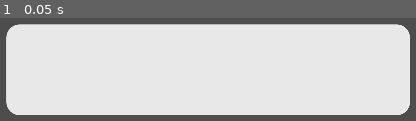
Above: before the commit, frame 1.
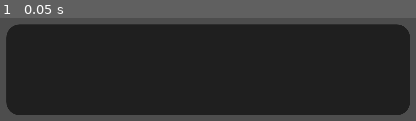
Above: after the commit, the same moment.

Repository: kyle-hessel/godot-narrative-prototype
Game: Godot game, scene res://scenes/UI/dialogue/textbox_response.tscn
The game is run twice, just before and just after one commit, with the same random seed, the same clock (stepped at 60 frames per second) and the same inputs. This scene is started directly instead of the project's main scene. The engine's default icon, where the game draws it, is replaced by a stand-in: a white triangle on a blue panel in a dark square.
Inputs:
- Up to frame 1 (0.05 s): no input

The runs differ from the first frame. In frame 1, 85% of the frame differs, in the area x 1-99%, y 5-95%.

Commit message:
Added a first (unfinished) attempt at a player response imeplementation using modified logic from the NPC dialogue, and a next_dialogue field that Dialogue resources can use to hold another Dialogue within themselves to pass in for the response. Committing here as this is the first proper display of the box after completing NPC dialogue.

Diff:
--- /dev/null
+++ b/assets/UI/dialogue/dialogue_response_style_box_flat.tres
@@ -0,0 +1,12 @@
+[gd_resource type="StyleBoxFlat" format=3 uid="uid://dmxdvmojuj42y"]
+
+[resource]
+content_margin_left = 36.0
+content_margin_top = 24.0
+content_margin_right = 36.0
+content_margin_bottom = 24.0
+bg_color = Color(0.121569, 0.121569, 0.121569, 1)
+corner_radius_top_left = 32
+corner_radius_top_right = 32
+corner_radius_bottom_right = 32
+corner_radius_bottom_left = 32
--- /dev/null
+++ b/assets/UI/dialogue/dialogue_response_theme.tres
@@ -0,0 +1,13 @@
+[gd_resource type="Theme" load_steps=3 format=3 uid="uid://br181ppxwwvsi"]
+
+[ext_resource type="StyleBox" uid="uid://dmxdvmojuj42y" path="res://assets/UI/dialogue/dialogue_response_style_box_flat.tres" id="1_blqyq"]
+
+[sub_resource type="SystemFont" id="SystemFont_1pjwv"]
+
+[resource]
+default_font = SubResource("SystemFont_1pjwv")
+Label/colors/font_color = Color(0.803922, 0.803922, 0.803922, 1)
+Label/font_sizes/font_size = 48
+PanelContainer/styles/panel = ExtResource("1_blqyq")
+RichTextLabel/colors/default_color = Color(0.858824, 0.858824, 0.858824, 1)
+RichTextLabel/font_sizes/normal_font_size = 48
--- /dev/null
+++ b/assets/UI/dialogue/dialogue_style_box_flat.tres
@@ -0,0 +1,12 @@
+[gd_resource type="StyleBoxFlat" format=3 uid="uid://bqnk2p6s1wfon"]
+
+[resource]
+content_margin_left = 36.0
+content_margin_top = 24.0
+content_margin_right = 36.0
+content_margin_bottom = 24.0
+bg_color = Color(0.909804, 0.909804, 0.909804, 1)
+corner_radius_top_left = 32
+corner_radius_top_right = 32
+corner_radius_bottom_right = 32
+corner_radius_bottom_left = 32
--- /dev/null
+++ b/assets/UI/dialogue/dialogue_theme.tres
@@ -0,0 +1,13 @@
+[gd_resource type="Theme" load_steps=3 format=3 uid="uid://bdsl22n370u3a"]
+
+[ext_resource type="StyleBox" uid="uid://bqnk2p6s1wfon" path="res://assets/UI/dialogue/dialogue_style_box_flat.tres" id="1_v52mu"]
+
+[sub_resource type="SystemFont" id="SystemFont_1pjwv"]
+
+[resource]
+default_font = SubResource("SystemFont_1pjwv")
+Label/colors/font_color = Color(0.0862745, 0.0862745, 0.0862745, 1)
+Label/font_sizes/font_size = 48
+PanelContainer/styles/panel = ExtResource("1_v52mu")
+RichTextLabel/colors/default_color = Color(0.00392157, 0.00392157, 0.00392157, 1)
+RichTextLabel/font_sizes/normal_font_size = 48
--- /dev/null
+++ b/assets/UI/dialogue_response_style_box_flat.tres
@@ -0,0 +1,12 @@
+[gd_resource type="StyleBoxFlat" format=3 uid="uid://bd6556pyb00fp"]
+
+[resource]
+content_margin_left = 36.0
+content_margin_top = 24.0
+content_margin_right = 36.0
+content_margin_bottom = 24.0
+bg_color = Color(0.909804, 0.909804, 0.909804, 1)
+corner_radius_top_left = 32
+corner_radius_top_right = 32
+corner_radius_bottom_right = 32
+corner_radius_bottom_left = 32
--- /dev/null
+++ b/assets/UI/dialogue_response_theme.tres
@@ -0,0 +1,13 @@
+[gd_resource type="Theme" load_steps=3 format=3 uid="uid://ncv1jh7r50dr"]
+
+[ext_resource type="StyleBox" uid="uid://bqnk2p6s1wfon" path="res://assets/UI/dialogue_style_box_flat.tres" id="1_qhahl"]
+
+[sub_resource type="SystemFont" id="SystemFont_1pjwv"]
+
+[resource]
+default_font = SubResource("SystemFont_1pjwv")
+Label/colors/font_color = Color(0.0862745, 0.0862745, 0.0862745, 1)
+Label/font_sizes/font_size = 48
+PanelContainer/styles/panel = ExtResource("1_qhahl")
+RichTextLabel/colors/default_color = Color(0.00392157, 0.00392157, 0.00392157, 1)
+RichTextLabel/font_sizes/normal_font_size = 48
--- a/project.godot
+++ b/project.godot
@@ -23,8 +23,9 @@
 
 window/size/viewport_width=1920
 window/size/viewport_height=1080
-window/size/mode=3
 window/size/resizable=false
+window/size/window_width_override=1280
+window/size/window_height_override=720
 window/stretch/mode="canvas_items"
 window/stretch/aspect="keep_height"
 
--- a/scenes/NPC/npc_default.tscn
+++ b/scenes/NPC/npc_default.tscn
@@ -1,14 +1,20 @@
-[gd_scene load_steps=10 format=3 uid="uid://6fyf2ih8xmud"]
+[gd_scene load_steps=11 format=3 uid="uid://6fyf2ih8xmud"]
 
 [ext_resource type="Shader" path="res://shaders/art_style/halftone.gdshader" id="1_eujii"]
 [ext_resource type="Script" path="res://scripts/npc_scripts/npc_base.gd" id="1_glxxy"]
 [ext_resource type="Script" path="res://scripts/resources/dialogue/dialogue.gd" id="2_y76um"]
 [ext_resource type="Script" path="res://scripts/npc_scripts/npc_stats.gd" id="3_1xal6"]
 
+[sub_resource type="Resource" id="Resource_pkgo1"]
+script = ExtResource("2_y76um")
+lines = Array[String](["What do you want?", "Who are you?"])
+dialogue_type = 1
+
 [sub_resource type="Resource" id="Resource_llwy8"]
 script = ExtResource("2_y76um")
 lines = Array[String](["Why hello there!", "Only siths deal in absolutes.", "The archives are incomplete!"])
 dialogue_type = 0
+next_dialogue = SubResource("Resource_pkgo1")
 
 [sub_resource type="CapsuleShape3D" id="CapsuleShape3D_o3qak"]
 
@@ -32,6 +38,7 @@
 [node name="NPCDefault" type="CharacterBody3D" node_paths=PackedStringArray("npc_mesh", "npc_stats")]
 script = ExtResource("1_glxxy")
 npc_mesh = NodePath("MeshInstance3D")
+npc_type = null
 npc_stats = NodePath("NPCData/NPCStats")
 dialogue = SubResource("Resource_llwy8")
 
--- /dev/null
+++ b/scenes/UI/dialogue/dialogue_spacer.tscn
@@ -0,0 +1,10 @@
+[gd_scene format=3 uid="uid://bi7pdm1otgkge"]
+
+[node name="DialogueSpacer" type="Control"]
+custom_minimum_size = Vector2(0, 10)
+layout_mode = 3
+anchors_preset = 15
+anchor_right = 1.0
+anchor_bottom = 1.0
+grow_horizontal = 2
+grow_vertical = 2
--- a/scenes/UI/dialogue/textbox_default.tscn
+++ b/scenes/UI/dialogue/textbox_default.tscn
@@ -1,7 +1,7 @@
 [gd_scene load_steps=4 format=3 uid="uid://co2ac08qcxsd"]
 
 [ext_resource type="Script" path="res://scripts/UI/dialogue/textbox.gd" id="1_0jhph"]
-[ext_resource type="Theme" uid="uid://bdsl22n370u3a" path="res://assets/UI/dialogue_theme.tres" id="2_hqimb"]
+[ext_resource type="Theme" uid="uid://bdsl22n370u3a" path="res://assets/UI/dialogue/dialogue_theme.tres" id="2_hqimb"]
 [ext_resource type="PackedScene" uid="uid://b71vm5sbs8ief" path="res://scenes/UI/dialogue/dialogue_label.tscn" id="3_tb6no"]
 
 [node name="TextboxCanvas" type="CanvasLayer"]
@@ -24,7 +24,10 @@
 [node name="TextboxPanel" type="PanelContainer" parent="TextboxMargin"]
 layout_mode = 2
 
-[node name="DialogueLabel" parent="TextboxMargin/TextboxPanel" instance=ExtResource("3_tb6no")]
+[node name="TextboxVbox" type="VBoxContainer" parent="TextboxMargin/TextboxPanel"]
+layout_mode = 2
+
+[node name="DialogueLabel" parent="TextboxMargin/TextboxPanel/TextboxVbox" instance=ExtResource("3_tb6no")]
 layout_mode = 2
 
 [node name="LetterDisplayTimer" type="Timer" parent="."]
--- a/scenes/UI/dialogue/textbox_response.tscn
+++ b/scenes/UI/dialogue/textbox_response.tscn
@@ -1,7 +1,7 @@
 [gd_scene load_steps=4 format=3 uid="uid://cisehedus3u2n"]
 
 [ext_resource type="Script" path="res://scripts/UI/dialogue/textbox_response.gd" id="1_ophv7"]
-[ext_resource type="Theme" uid="uid://bdsl22n370u3a" path="res://assets/UI/dialogue_theme.tres" id="2_88j37"]
+[ext_resource type="Theme" uid="uid://br181ppxwwvsi" path="res://assets/UI/dialogue/dialogue_response_theme.tres" id="2_aigip"]
 [ext_resource type="PackedScene" uid="uid://b71vm5sbs8ief" path="res://scenes/UI/dialogue/dialogue_label.tscn" id="3_rguuu"]
 
 [node name="TextboxCanvas" type="CanvasLayer"]
@@ -17,12 +17,15 @@
 offset_right = 1037.0
 offset_bottom = 231.0
 grow_vertical = 2
-theme = ExtResource("2_88j37")
+theme = ExtResource("2_aigip")
 
 [node name="TextboxPanel" type="PanelContainer" parent="TextboxMargin"]
 layout_mode = 2
 
-[node name="DialogueLabel" parent="TextboxMargin/TextboxPanel" instance=ExtResource("3_rguuu")]
+[node name="TextboxVbox" type="VBoxContainer" parent="TextboxMargin/TextboxPanel"]
+layout_mode = 2
+
+[node name="DialogueLabel" parent="TextboxMargin/TextboxPanel/TextboxVbox" instance=ExtResource("3_rguuu")]
 layout_mode = 2
 
 [node name="LetterDisplayTimer" type="Timer" parent="."]
--- a/scenes/main.tscn
+++ b/scenes/main.tscn
@@ -82,9 +82,11 @@
 
 [node name="NPCDefault" parent="." instance=ExtResource("5_mxwrk")]
 transform = Transform3D(1, 0, 0, 0, 1, 0, 0, 0, 1, -9.34717, 0, 0)
+npc_type = null
 
 [node name="NPCDefault2" parent="." node_paths=PackedStringArray("npc_mesh", "npc_stats") instance=ExtResource("5_mxwrk")]
 transform = Transform3D(-4.37114e-08, 0, -1, 0, 1, 0, 1, 0, -4.37114e-08, -1.20695, 0, -8.91832)
 npc_mesh = NodePath("../NPCDefault/MeshInstance3D")
+npc_type = null
 npc_stats = NodePath("../NPCDefault/NPCData/NPCStats")
 dialogue = SubResource("Resource_8mry7")
--- a/scripts/UI/dialogue/textbox.gd
+++ b/scripts/UI/dialogue/textbox.gd
@@ -4,7 +4,7 @@
 
 @onready var textbox_margin: MarginContainer = $TextboxMargin
 @onready var textbox_panel: PanelContainer = $TextboxMargin/TextboxPanel
-@onready var dialogue_label: RichTextLabel = $TextboxMargin/TextboxPanel/DialogueLabel
+@onready var dialogue_label: RichTextLabel = $TextboxMargin/TextboxPanel/TextboxVbox/DialogueLabel
 @onready var letter_display_timer: Timer = $LetterDisplayTimer
 
 const MAX_WIDTH: int = 256
@@ -25,7 +25,7 @@
 	# each time the timer started by display_letter ends, said function is recursively called again by this lambda function.
 	letter_display_timer.timeout.connect(func(): display_letter())
 
-func begin_display(text_to_display: String) -> void:
+func begin_display_dialogue(text_to_display: String) -> void:
 	# fill the dialogue string with the passed in text, but don't apply it to the label itself yet.
 	dialogue = text_to_display
 
--- a/scripts/UI/dialogue/textbox_response.gd
+++ b/scripts/UI/dialogue/textbox_response.gd
@@ -2,12 +2,34 @@
 
 class_name TextboxResponse
 
+var label_scene: PackedScene = preload("res://scenes/UI/dialogue/dialogue_label.tscn")
+var spacer_scene: PackedScene = preload("res://scenes/UI/dialogue/dialogue_spacer.tscn")
+@onready var textbox_vbox: VBoxContainer = $TextboxMargin/TextboxPanel/TextboxVbox
+
 var dialogue_labels: Array[RichTextLabel]
+var dialogues: Array[String]
 
-# Called when the node enters the scene tree for the first time.
 func _ready():
+	pass
 	dialogue_labels.append(dialogue_label) # append the first dialogue label (from Textbox) as we'll always have at least one.
 
-# Called every frame. 'delta' is the elapsed time since the previous frame.
 func _process(delta: float):
 	pass
+
+func begin_display_response(text_to_display: Array[String]) -> void:
+	dialogues = text_to_display
+
+	var l: int = 1 # start at one as one dialogue label already exists.
+	while l < dialogues.size():
+		var label_inst: RichTextLabel = label_scene.instantiate()
+		textbox_vbox.add_child(spacer_scene.instantiate())
+		textbox_vbox.add_child(label_inst)
+		dialogue_labels.append(label_inst)
+		l += 1
+
+	print(dialogue_labels.size())
+	print(dialogues.size())
+	# populate text for each RichTextLabel.
+	for d in dialogue_labels.size():
+		print(dialogues[d])
+		dialogue_labels[d].text = dialogues[d]
--- a/scripts/managers/dialogue_manager.gd
+++ b/scripts/managers/dialogue_manager.gd
@@ -10,7 +10,7 @@
 
 var npc_dialogue_lines: Array[String]
 var player_response_lines: Array[String]
-var current_dialogue_type: Dialogue.DialogueType
+var current_dialogue: Dialogue
 var line_index: int = 0
 
 var is_npc_dialogue_active: bool = false
@@ -18,56 +18,82 @@
 var can_advance_line: bool = false
 
 func _unhandled_input(event: InputEvent) -> void:
-	# if the right key is pressed, there is an active dialogue, and there is a line to advance to, reload the textbox.
+	# if the right key is pressed, determine how to proceed through dialogue.
 	if event.is_action_pressed("gui_select"):
-		if is_npc_dialogue_active && can_advance_line:
+		# if there's a player dialogue, select a choice and reload to delete.
+		if is_player_dialogue_active:
 			reload_textbox()
-		# if the key is pressed early before the line can be advanced, display the rest of the line all at once.
-		elif is_npc_dialogue_active && !can_advance_line:
-			textbox_inst.display_line()
+		# if there's an NPC dialogue, decide to reload OR display the rest of the line first.
+		elif is_npc_dialogue_active:
+			if can_advance_line:
+				reload_textbox()
+			# if the key is pressed early before the line can be advanced, display the rest of the line all at once.
+			else:
+				textbox_inst.display_line()
 
 # starts a new dialogue if one isn't active by displaying a textbox with the given dialogue lines.
-func start_dialogue(lines: Array[String], dialogue_type: Dialogue.DialogueType = Dialogue.DialogueType.DEFAULT) -> void:
-	current_dialogue_type = dialogue_type
+func start_dialogue(dialogue: Dialogue) -> void:
+	current_dialogue = dialogue
 
-	if dialogue_type != Dialogue.DialogueType.RESPONSE:
+	if dialogue.dialogue_type != Dialogue.DialogueType.RESPONSE:
 		if is_npc_dialogue_active:
 			return
+
 		# overwrite pre-existing dialogue_lines with new lines that were passed to the dialogue manager.
-		npc_dialogue_lines = lines
+		npc_dialogue_lines = dialogue.lines
 		# mark dialogue as active once a textbox is shown so another can't be instantiated over the existing one.
 		is_npc_dialogue_active = true
 	else:
 		if is_player_dialogue_active:
 			return
-		player_response_lines = lines
+
+		player_response_lines = dialogue.lines
 		is_player_dialogue_active = true
 
-	show_textbox(dialogue_type)
+	show_textbox(dialogue.dialogue_type)
 
-# instantiate the textbox, hook up a signal for advancing dialogue lines, and begin dialogue printing to the textbox.
+# determine if an NPC dialogue box or a player response box is going to be shown.
 func show_textbox(dialogue_type: Dialogue.DialogueType) -> void:
-	textbox_inst = textbox.instantiate()
-	# mark can_advance_line as true again once the textbox deems the current string as finished displaying, using this lamba function.
-	textbox_inst.finished_displaying.connect(func(): can_advance_line = true)
-	add_child(textbox_inst)
-	# for consistent naming behind the scenes, probably not necessary but could be useful.
-	textbox_inst.name = "TextboxLine" + str(line_index)
-	# using the current line index (incremented using player input), decide which dialogue line to print from what was passed into the manager.
-	textbox_inst.begin_display(npc_dialogue_lines[line_index])
-	# mark can_advance_line to false for now so that the line can't be skipped pre-emptively (modify later to print out all dialogue at once when skipping early).
-	can_advance_line = false
+	# if NPC dialogue: instantiate the textbox, hook up a signal for advancing dialogue lines, and begin dialogue printing to the textbox.
+	if dialogue_type != Dialogue.DialogueType.RESPONSE:
+		textbox_inst = textbox.instantiate()
+		# mark can_advance_line as true again once the textbox deems the current string as finished displaying, using this lamba function.
+		textbox_inst.finished_displaying.connect(func(): can_advance_line = true)
+		add_child(textbox_inst)
+		# for consistent naming behind the scenes, probably not necessary but could be useful.
+		textbox_inst.name = "TextboxInst" + str(line_index)
+		# using the current line index (incremented using player input), decide which dialogue line to print from what was passed into the manager.
+		textbox_inst.begin_display_dialogue(npc_dialogue_lines[line_index])
+		# mark can_advance_line to false for now so that the line can't be skipped pre-emptively (modify later to print out all dialogue at once when skipping early).
+		can_advance_line = false
+	# if player response: do the same as above but skip some steps regarding line-by-line display, and pass in the whole array of strings at once.
+	else:
+		textbox_response_inst = textbox_response.instantiate()
+		add_child(textbox_response_inst)
+		textbox_response_inst.name = "TextboxResponseInst" + str(line_index)
+		textbox_response_inst.begin_display_response(player_response_lines)
 
 # deletes the current textbox, increments which dialogue string should be fed into the next textbox, and draws the next line with a new textbox if there is one.
 func reload_textbox() -> void:
+	# if the player has an active dialogue, destroy that when this function is called before destroying NPC dialogue.
+	if is_player_dialogue_active:
+		textbox_response_inst.queue_free()
+		is_player_dialogue_active = false
+
+	# always destroy NPC dialogue, as with or without a player response it needs to be advanced.
 	textbox_inst.queue_free() # could add a function here instead that plays an animation before queue_free.
 
-	line_index += 1
-	# if there is no more dialogue, reset to defaults.
-	if line_index >= npc_dialogue_lines.size():
-		is_npc_dialogue_active = false
-		can_advance_line = false
-		line_index = 0
-		return
+	if is_npc_dialogue_active:
+		line_index += 1
+		# if there is no more dialogue, reset to defaults.
+		if line_index >= npc_dialogue_lines.size():
+			is_npc_dialogue_active = false
+			can_advance_line = false
+			line_index = 0
 
-	show_textbox(current_dialogue_type)
+			if current_dialogue.next_dialogue != null:
+				start_dialogue(current_dialogue.next_dialogue)
+
+			return
+
+	show_textbox(current_dialogue.dialogue_type)
--- a/scripts/npc_scripts/npc_base.gd
+++ b/scripts/npc_scripts/npc_base.gd
@@ -26,7 +26,7 @@
 func _on_overlap_area_body_entered(body: Node3D):
 	if body is Player:
 		# sample dialogue trigger by an NPC.
-		GameManager.ui_manager.dialogue_manager.start_dialogue(dialogue.lines, dialogue.dialogue_type)
+		GameManager.ui_manager.dialogue_manager.start_dialogue(dialogue)
 
 func _on_overlap_area_body_exited(body: Node3D):
 	if body is Player:
--- a/scripts/resources/dialogue/dialogue.gd
+++ b/scripts/resources/dialogue/dialogue.gd
@@ -4,6 +4,7 @@
 
 @export var lines: Array[String]
 @export var dialogue_type: DialogueType = DialogueType.DEFAULT
+@export var next_dialogue: Dialogue
 
 enum DialogueType {
 	DEFAULT = 0, # normal dialogue when an NPC talks to you
